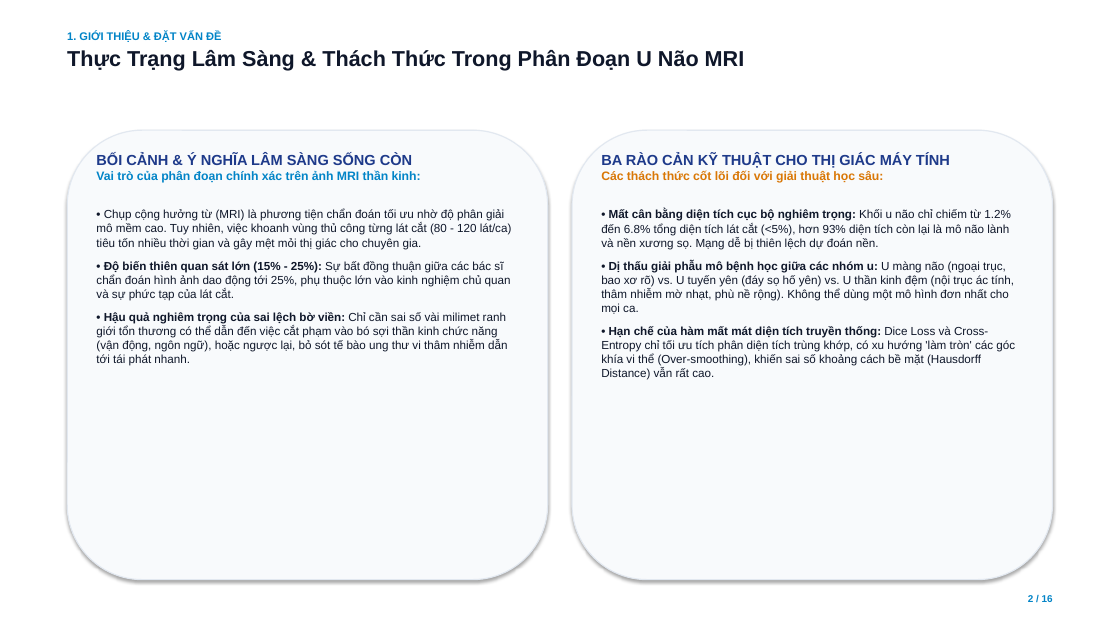
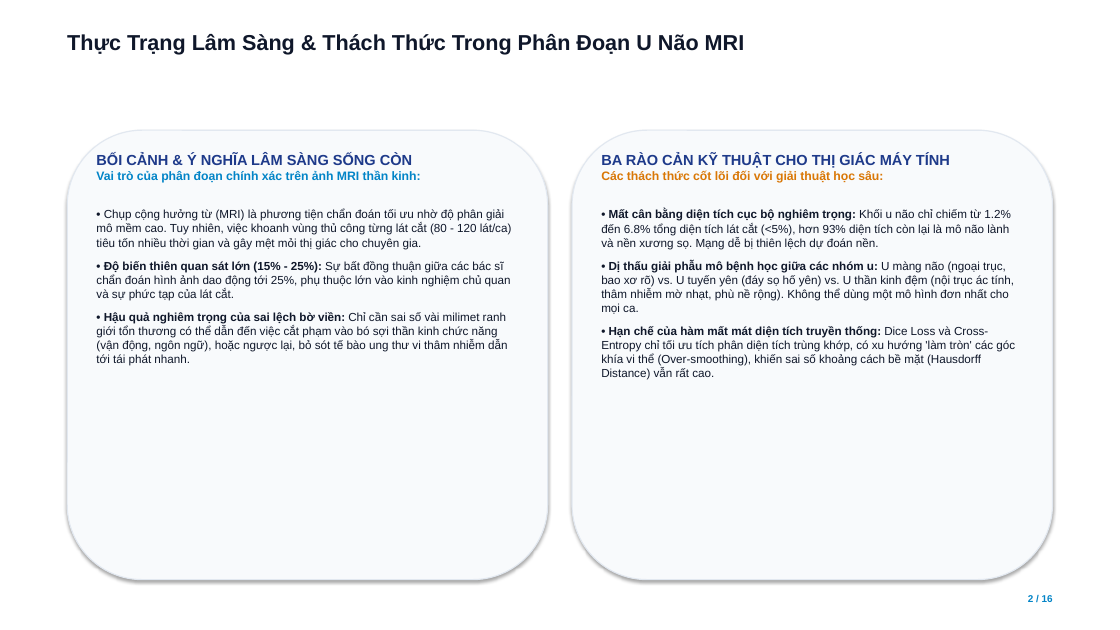
Before and after one commit to TranManhHung2351267264/Brain-Tumor-Segmentation-CADx, a slide deck: slide 2 of docs/Bao_Cao_Khoa_Hoc_Springer_Nature.pptx. Drawn at 1120x630 pixels with LibreOffice and Linux fonts; fonts in the diff are those of the drawing. Boxes give left, top, right and bottom in pixels: in the first picture for what was removed or moved away, otherwise in the second. Text is boxed around its words. In the diff, an @@ line names an element or a change of style, - is before the commit and + after.

```diff
--- a/docs/Bao_Cao_Khoa_Hoc_Springer_Nature.pptx
+++ b/docs/Bao_Cao_Khoa_Hoc_Springer_Nature.pptx
@@ text at (x1=67, y1=31, x2=221, y2=42): paragraph removed @@
-1. GIỚI THIỆU & ĐẶT VẤN ĐỀ
```
Also in this commit, not shown: 1 other slide changed, 4 other files.
